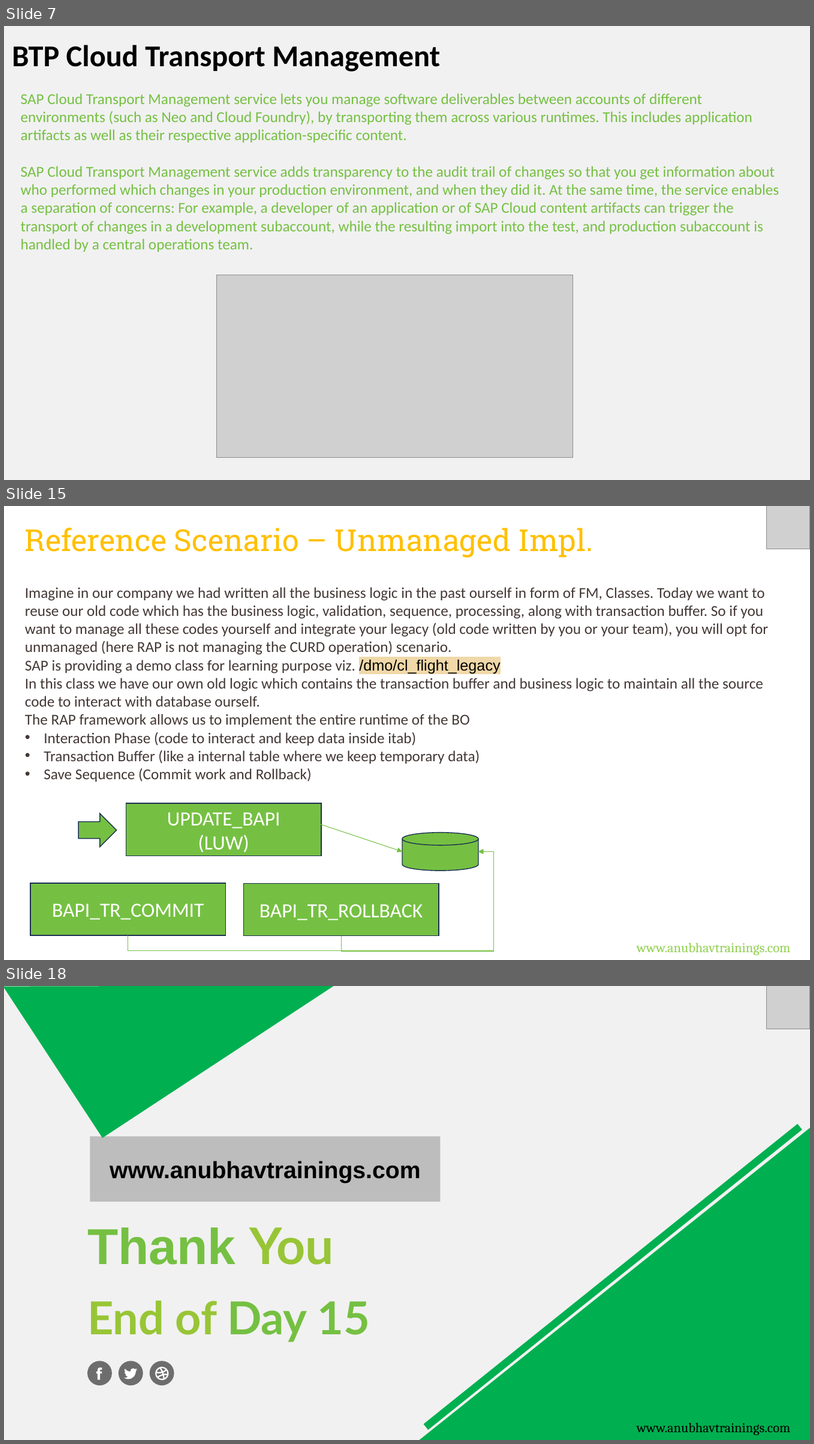
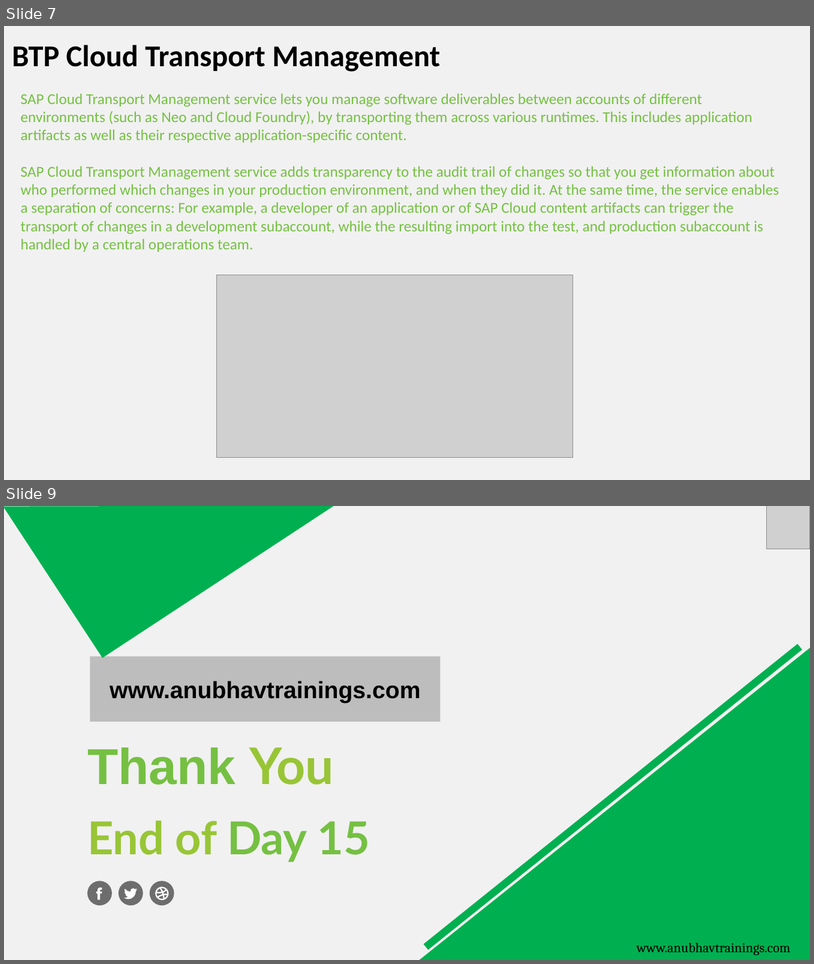
Before and after one commit to tprudhvisap/RAP_Training_Applied_Materials, a slide deck: Day 15/DAY-15.pptx. Shown one above the other, each under a label of ours: slides 7, 15 and 18 before the commit, slides 7 and 9 after it; the slides between them are not shown. The pictures are 814x1444 and 814x964 pixels, drawn with LibreOffice and Linux fonts; fonts in the diff are those of the drawing; grey boxes stand for pictures. Boxes give left, top, right and bottom in pixels: in the first picture for what was removed or moved away, otherwise in the second. Text is boxed around its words. In the diff, an @@ line names an element or a change of style, - is before the commit and + after.

Commit message:
Auto bot updater RAP Course

```diff
--- a/Day 15/DAY-15.pptx
+++ b/Day 15/DAY-15.pptx
@@ slide 15 removed at box(4, 506, 810, 960), background #FFFFFF @@
@@ picture removed at box(767, 506, 810, 549) @@
@@ text removed at box(25, 528, 594, 558) @@
-Reference Scenario – Unmanaged Impl.
@@ text removed at box(25, 587, 768, 781) @@
-Imagine in our company we had written all the business logic in the past ourself in form of FM, Classes. Today we want to reuse our old code which has the business logic, validation, sequence, processing, along with transaction buffer. So if you want to manage all these codes yourself and integrate your legacy (old code written by you or your team), you will opt for unmanaged (here RAP is not managing the CURD operation) scenario.
-SAP is providing a demo class for learning purpose viz. /dmo/cl_flight_legacy
-In this class we have our own old logic which contains the transaction buffer and business logic to maintain all the source code to interact with database ourself.
-The RAP framework allows us to implement the entire runtime of the BO
-• Interaction Phase (code to interact and keep data inside itab)
-• Transaction Buffer (like a internal table where we keep temporary data)
-• Save Sequence (Commit work and Rollback)
@@ rectangle removed at box(126, 803, 321, 856) @@
-UPDATE_BAPI
-(LUW)
@@ right arrow removed at box(78, 813, 117, 847) @@
@@ arrow removed from (317, 823) to (402, 852) @@
@@ cylinder removed at box(402, 832, 479, 870) @@
@@ elbow arrow removed from (128, 936) to (479, 852) @@
@@ elbow arrow removed from (341, 936) to (479, 852) @@
@@ rectangle removed at box(30, 883, 226, 936) @@
-BAPI_TR_COMMIT
@@ rectangle removed at box(243, 883, 439, 936) @@
-BAPI_TR_ROLLBACK
@@ text removed at box(637, 942, 791, 955) @@
-www.anubhavtrainings.com
@@ what was slide 18 is now slide 9 @@
```
Also in this commit, not shown: 8 other slides removed, 1 other file.
